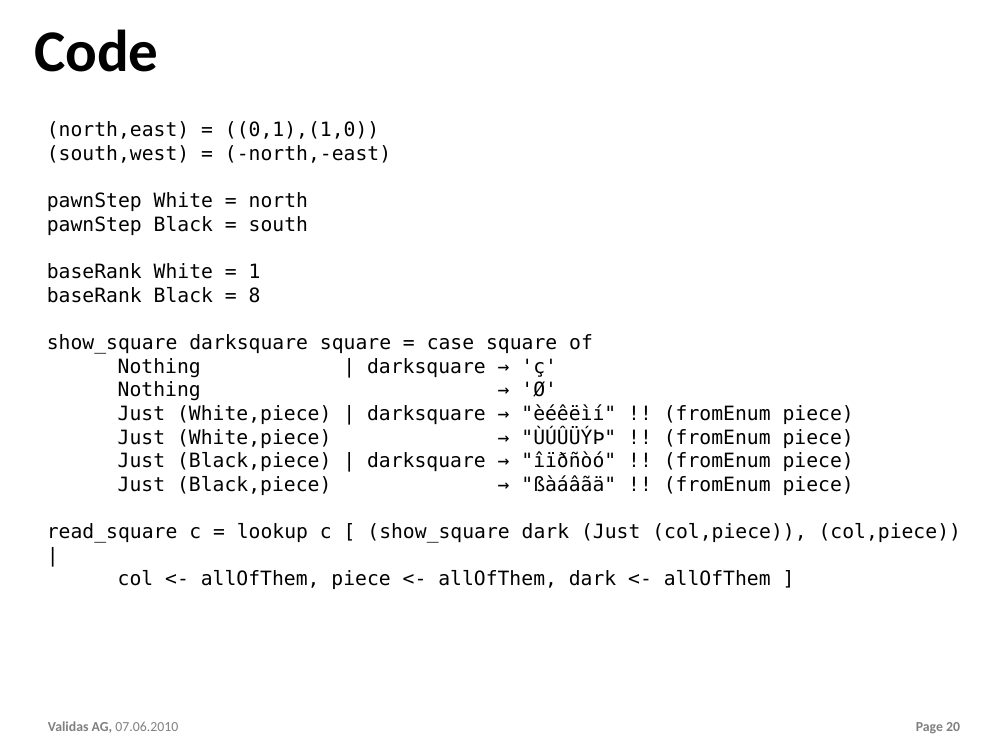
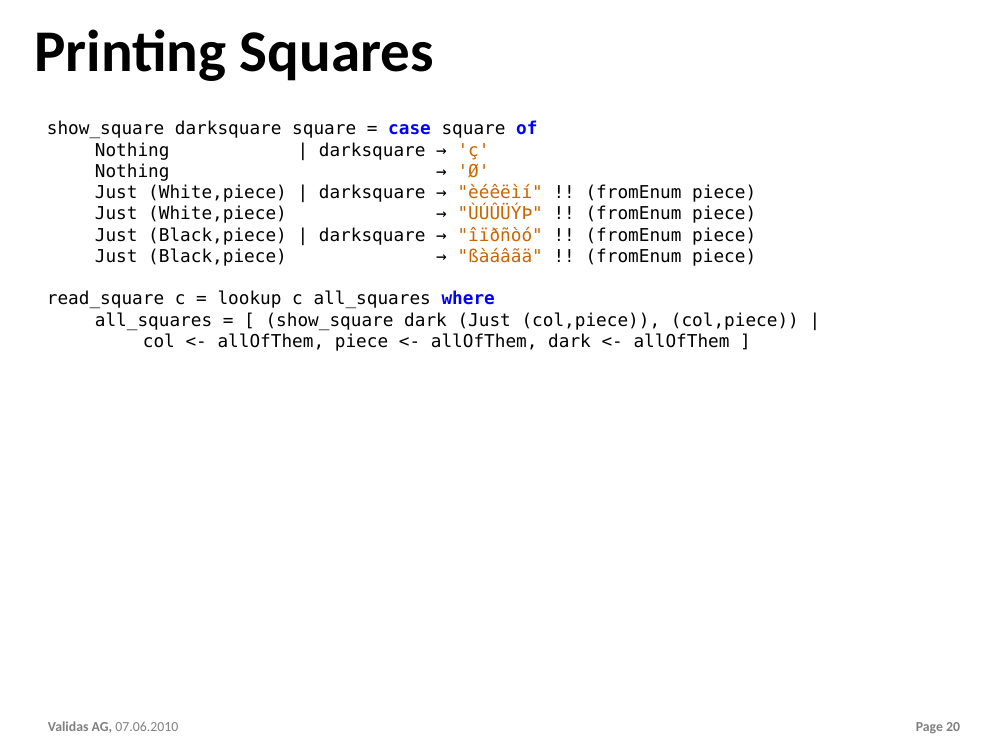
Before and after one commit to theoremprover/chess, a slide deck: slide 20 of ppt/Chess200.pptx. Drawn at 1008x756 pixels with LibreOffice and Linux fonts; fonts in the diff are those of the drawing; background and template pictures are left out. Boxes give left, top, right and bottom in pixels: in the first picture for what was removed or moved away, otherwise in the second. Text is boxed around its words. In the diff, an @@ line names an element or a change of style, - is before the commit and + after.

```diff
--- a/ppt/Chess200.pptx
+++ b/ppt/Chess200.pptx
@@ title at <box>34,29,434,81</box>: text changed @@
-Code
+Printing Squares
@@ text at <box>47,121,391,303</box>: paragraphs removed @@
-(north,east) = ((0,1),(1,0))
-(south,west) = (-north,-east)
-pawnStep White = north
-pawnStep Black = south
-baseRank White = 1
-baseRank Black = 8
@@ text at <box>47,120,756,351</box>: size 20 to 18 pt, highlight none to #FFFFFF in "show_square darksquare square = case square of", "Nothing | darksquare → 'ç'", "Nothing → 'Ø'", "Just (White,piece) | darksquare → "èéêëìí" !! ..." and 4 more places; text colour #000000 to #0000FF, bold on in "case of"; text colour #000000 to #CA6500 in "'ç'", "'Ø'", ""èéêëìí"", ""ÙÚÛÜÝÞ"" and 2 more places @@
@@ text at <box>47,291,799,331</box>: text changed; size 20 to 18 pt @@
-read_square c = lookup c [ (show_square dark (Just (col,piece)), (col,piece)) |
+read_square c = lookup c all_squares where
+all_squares = [ (show_square dark (Just (col,piece)), (col,piece)) |
```
Also in this commit, not shown: 5 other slides changed, 9 slides added, 2 other files.
